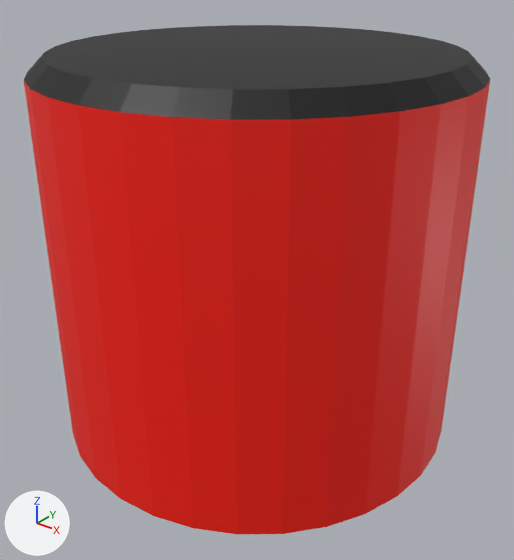
Two versions of the OBJ model Engine/resources/Models/DarumaBody/DarumaBody.obj, one commit apart.
The view is the same before and after, from a 50 mm camera at (2.05, -2.56, 1.43) aimed at (0.04, -0.05, -0.13). Lighting does not change. The marker at lower left points along +X, +Y and +Z. Where no turn or scale is listed for an object, it has been applied to the vertices.

In view in the first picture: '円柱'.
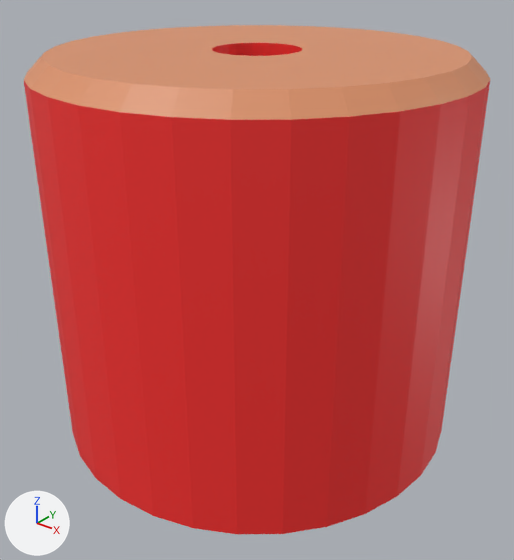
What the commit changed:
Picture 'DarumaBodyRed.png' (img_darumabodyred_png) is new.
Material 'マテリアル' (mat_マテリアル) changes its picture from img_darumabody_png to img_darumabodyred_png.
me_円柱 is used by ob_円柱; location (0.0, 0.0, 0.0).
me_円柱 had 128 vertices, 252 faces and spanned x -1.0..1.0, y -1.0..1.0, z -0.97..0.97.
me_円柱 now has 192 vertices, 384 faces and spans x -1.0..1.0, y -1.0..1.0, z -0.97..0.97.
Part 1, on me_円柱:
4 faces are deleted.
32 vertices are added at x -0.2..0.2, y -0.2..0.2, z -0.97.
32 new vertices lie (0.0, 0.0, 1.94) away from vertices in x -0.2..0.2, y -0.2..0.2, z -0.97.
136 new faces join them.
me_円柱 part 2: 248 kept faces spanning x -1.0..1.0, y -1.0..1.0, z -0.97..0.97 get new texture (UV) coordinates.

Changed parts and their boxes [x1, y1, x2, y2] in the pictures (514 x 560 px):
'円柱', surface changed, reshaped
    both: [24, 25, 490, 534]
part 1 of me_円柱, built on
    both: [50, 28, 418, 83]
part 2 of me_円柱, surface changed
    both: [24, 25, 490, 534]
